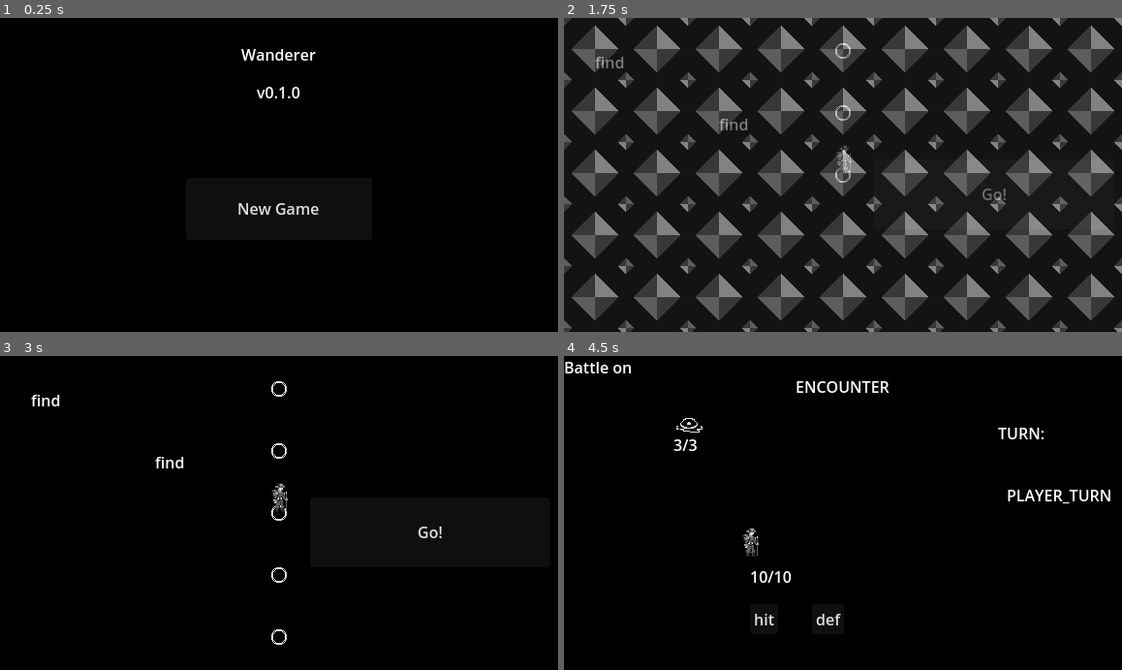
Above: before the commit, frames 1-4 (two rows, left to right).
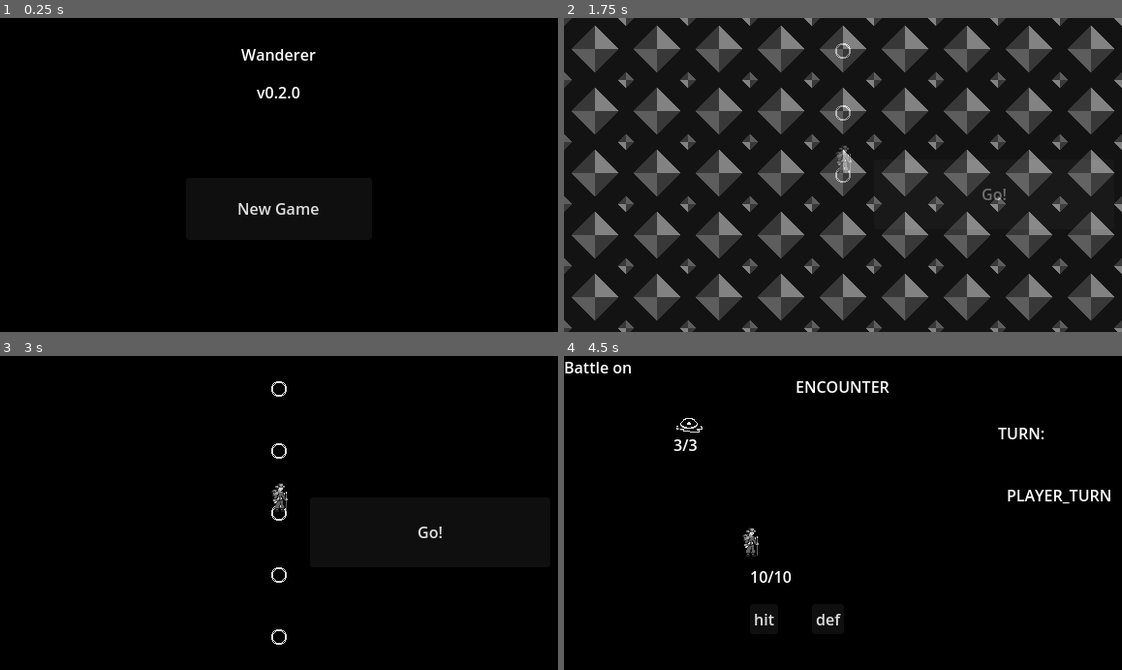
Above: after the commit, the same moments.

Repository: LidesSam/wanderer
Game: Godot game, scene res://source/scenes/main_menu.tscn
The game is run twice, just before and just after one commit, with the same random seed, the same clock (stepped at 60 frames per second) and the same inputs.
Inputs:
- Up to frame 1 (0.25 s): no input
- Up to frame 2 (1.75 s): click "New Game" at 0.5 s; click "New Game" at 1.25 s
- Up to frame 3 (3 s): click "Go!" at 2 s; click "Go!" at 2.75 s
- Up to frame 4 (4.5 s): click "Go!" at 3.5 s; click "!" at 4.25 s

The runs differ from the first frame. In frame 1, less than 0.1% of the frame differs, in the area x 49-52%, y 21-26%; in frame 2, 0.2%; in frame 3, 0.2%, in the area x 5-33%, y 12-36%; in frame 4, nothing differs.

Commit message:
0.2.0 dices: basic dice popup and scaape dice
has issues

Diff:
--- a/source/elements/char.gd
+++ b/source/elements/char.gd
@@ -3,8 +3,10 @@
 
 var world=null
 var currentLoc=null
+@onready var dicePopup=$Camera2D/dicePopup
 # Called when the node enters the scene tree for the first time.
 func _ready():
+	dicePopup=$Camera2D/dicePopup
 	pass # Replace with function body.
 
 
@@ -24,18 +26,25 @@
 func _on_move_btn_pressed():
 	$Camera2D/controls/inspectBtn.hide()
 	$Camera2D/controls.hide()
+
+
 	if(currentLoc.roadend):
 		$Camera2D.enabled=false
 		$Camera2D.hide()
 		world.gameover(true)
+		return 0
 	else:
 		$Camera2D/controls.show()
-		set_current_loc(currentLoc.conectedLocs[currentLoc.conectedLocs.size()-1])
 		if (currentLoc.hasEvent):
-			$Camera2D/controls/inspectBtn.show()
+			world.scape_roll()
+		else:
+			go_to_next_loc()
 	pass # Replace with function body.
 
-
+func go_to_next_loc():
+	set_current_loc(currentLoc.conectedLocs[currentLoc.conectedLocs.size()-1])
+	if (currentLoc.hasEvent):
+		$Camera2D/controls/inspectBtn.show()
 func _on_inspect_btn_pressed():
 	world.inspect_loc(currentLoc)
 	pass # Replace with function body.
--- a/source/elements/char.tscn
+++ b/source/elements/char.tscn
@@ -1,8 +1,9 @@
-[gd_scene load_steps=10 format=3 uid="uid://bkl3toqmq2u5s"]
+[gd_scene load_steps=11 format=3 uid="uid://bkl3toqmq2u5s"]
 
 [ext_resource type="Script" path="res://source/elements/char.gd" id="1_6p35w"]
 [ext_resource type="Texture2D" uid="uid://dsfq5tt8yki2y" path="res://assets/sprites/heroes and char/wanderer.png" id="1_56oo2"]
 [ext_resource type="Script" path="res://addons/fsmgear/source/Fsm.gd" id="3_jv5q6"]
+[ext_resource type="PackedScene" uid="uid://csddgb304nyvr" path="res://source/scenes/system/dice_popup.tscn" id="4_0ji8d"]
 
 [sub_resource type="AtlasTexture" id="AtlasTexture_clli2"]
 atlas = ExtResource("1_56oo2")
@@ -75,14 +76,7 @@
 [node name="Camera2D" type="Camera2D" parent="."]
 
 [node name="msg" type="Label" parent="Camera2D"]
-offset_left = -128.0
-offset_top = -64.0
-offset_right = 64.0
-offset_bottom = -38.0
-text = "find"
-
-[node name="msg" type="Label" parent="Camera2D/msg"]
-layout_mode = 0
+visible = false
 offset_left = -128.0
 offset_top = -64.0
 offset_right = 64.0
@@ -106,6 +100,13 @@
 offset_bottom = 144.0
 text = "!"
 
+[node name="dicePopup" parent="Camera2D" instance=ExtResource("4_0ji8d")]
+visible = false
+offset_left = -256.0
+offset_top = -128.0
+offset_right = -96.0
+offset_bottom = 0.0
+
 [node name="AnimationPlayer" type="AnimationPlayer" parent="."]
 libraries = {
 "": SubResource("AnimationLibrary_lvyfb")
--- a/source/elements/components/dice.gd
+++ b/source/elements/components/dice.gd
@@ -6,6 +6,7 @@
 var rollRange=6
 var currentValue=0
 
+@export var endRollCallback:Callable
 
 # Called when the node enters the scene tree for the first time.
 func _ready():
@@ -15,6 +16,7 @@
 func _process(delta):
 	if(onRoll):
 		currentValue=randi()%maxValue+minValue
+		$Label.text=str(currentValue)
 	pass
 func set_dice_range(MinValue=1,MaxValue=6):
 	minValue=MinValue
@@ -24,6 +26,8 @@
 func stop():
 	onRoll=false
 	$Timer.stop()
+	if(endRollCallback):
+		endRollCallback.call()
 	pass
 
 func roll():
--- a/source/scenes/main_menu.tscn
+++ b/source/scenes/main_menu.tscn
@@ -28,7 +28,7 @@
 offset_top = 64.0
 offset_bottom = 90.0
 grow_horizontal = 2
-text = "v0.1.0"
+text = "v0.2.0"
 horizontal_alignment = 1
 vertical_alignment = 1
 
--- /dev/null
+++ b/source/scenes/system/dice_popup.gd
@@ -0,0 +1,29 @@
+extends ColorRect
+
+@onready var dice=$dice
+
+@export var goodResult:Callable
+@export var badResult:Callable
+
+# Called when the node enters the scene tree for the first time.
+func _ready():
+	dice.endRollCallback=coin_end_roll
+	pass # Replace with function body.
+
+
+# Called every frame. 'delta' is the elapsed time since the previous frame.
+func _process(delta):
+	pass
+
+func roll():
+	show()
+	dice.autoroll()
+
+func coin_end_roll():
+	hide()
+	if (dice.currentValue>floor(dice.maxValue/2)):
+		if(goodResult):
+			goodResult.call()
+	else:
+		if(badResult):
+			badResult.call()
--- /dev/null
+++ b/source/scenes/system/dice_popup.tscn
@@ -0,0 +1,21 @@
+[gd_scene load_steps=3 format=3 uid="uid://csddgb304nyvr"]
+
+[ext_resource type="Script" path="res://source/scenes/system/dice_popup.gd" id="1_085f5"]
+[ext_resource type="PackedScene" uid="uid://fanqjawhj3cp" path="res://source/elements/components/dice.tscn" id="2_qxinn"]
+
+[node name="dicePopup" type="ColorRect"]
+offset_left = 32.0
+offset_top = 64.0
+offset_right = 192.0
+offset_bottom = 192.0
+color = Color(0.164706, 0.164706, 0.164706, 1)
+script = ExtResource("1_085f5")
+
+[node name="dice" parent="." instance=ExtResource("2_qxinn")]
+position = Vector2(73, 81)
+
+[node name="Label" type="Label" parent="."]
+layout_mode = 0
+offset_top = 8.0
+offset_right = 152.0
+offset_bottom = 48.0
--- a/source/scenes/world.gd
+++ b/source/scenes/world.gd
@@ -1,16 +1,23 @@
 extends Node2D
 
 var player=null
-
+var dicePopup =null
 
 # Called when the node enters the scene tree for the first time.
 func _ready():
 	player=load("res://source/elements/char.tscn").instantiate()
+
+
 	$gen.gen_linear_map(5,10)
 	player.set_current_loc($gen.startLoc)
 
 	$actors.add_child(player)
 	player.world=self
+
+	dicePopup = player.dicePopup
+	dicePopup.goodResult=player.go_to_next_loc
+	dicePopup.badResult=start_random_battle
+
 	pass # Replace with function body.
 
 
@@ -37,6 +44,8 @@
 	$top/battle.show()
 	$top/battle.onBattle=true
 
+func scape_roll():
+	dicePopup.roll()
 
 func out_of_battle():
 	$top.hide()
--- a/source/scenes/world.tscn
+++ b/source/scenes/world.tscn
@@ -22,6 +22,7 @@
 enabled = false
 
 [node name="battle" parent="top" instance=ExtResource("3_kx475")]
+visible = false
 
 [node name="Label2" type="Label" parent="top/battle"]
 layout_mode = 0
